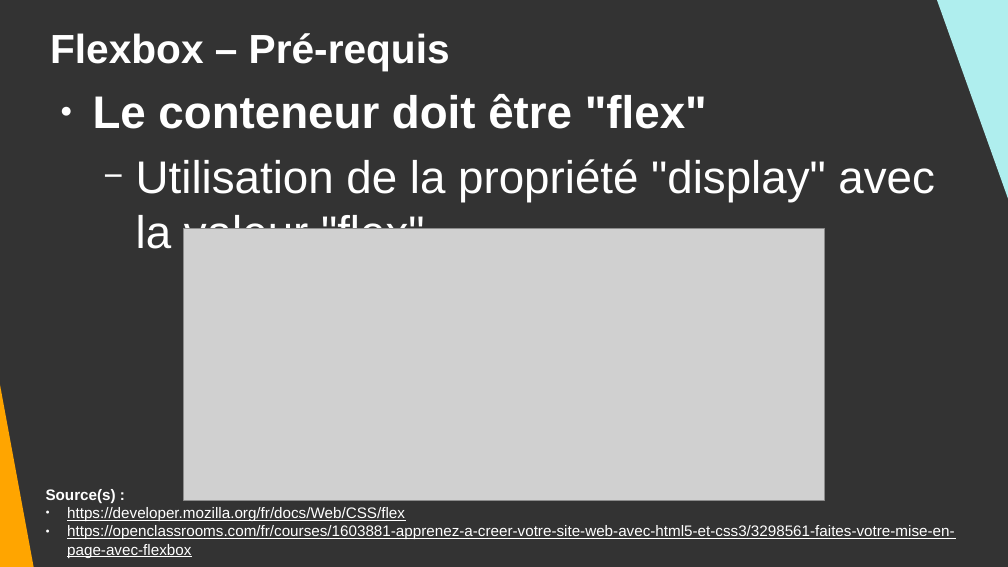
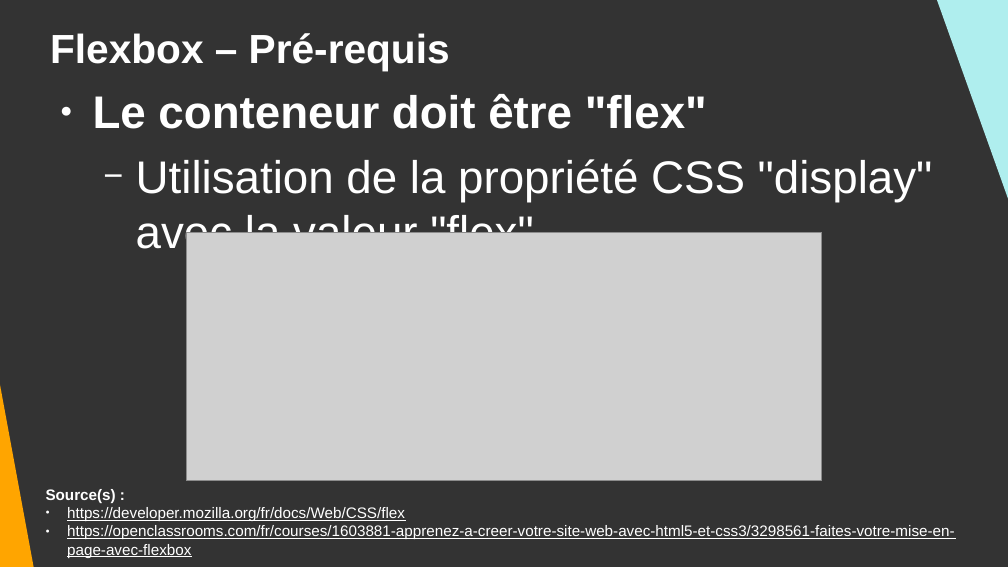
Before and after one commit to DanYellow/cours, a slide deck: slide 12 of integration-web-s1/travaux-pratiques/numero-8/presentation.odp. Drawn at 1008x567 pixels with LibreOffice and Linux fonts; fonts in the diff are those of the drawing; grey boxes stand for pictures. Boxes give left, top, right and bottom in pixels: in the first picture for what was removed or moved away, otherwise in the second. Text is boxed around its words. In the diff, an @@ line names an element or a change of style, - is before the commit and + after.

```diff
--- a/integration-web-s1/travaux-pratiques/numero-8/presentation.odp
+++ b/integration-web-s1/travaux-pratiques/numero-8/presentation.odp
@@ text at (x1=136, y1=159, x2=933, y2=233): text changed @@
-  − Utilisation de la propriété "display" avec la valeur "flex"
+  − Utilisation de la propriété CSS "display" avec la valeur "flex"
@@ picture resized from (x1=184, y1=229, x2=825, y2=500) to (x1=187, y1=232, x2=822, y2=481) @@
```
Also in this commit, not shown: 3 other slides changed, 1 slide added, 1 slide removed, 2 other files.
